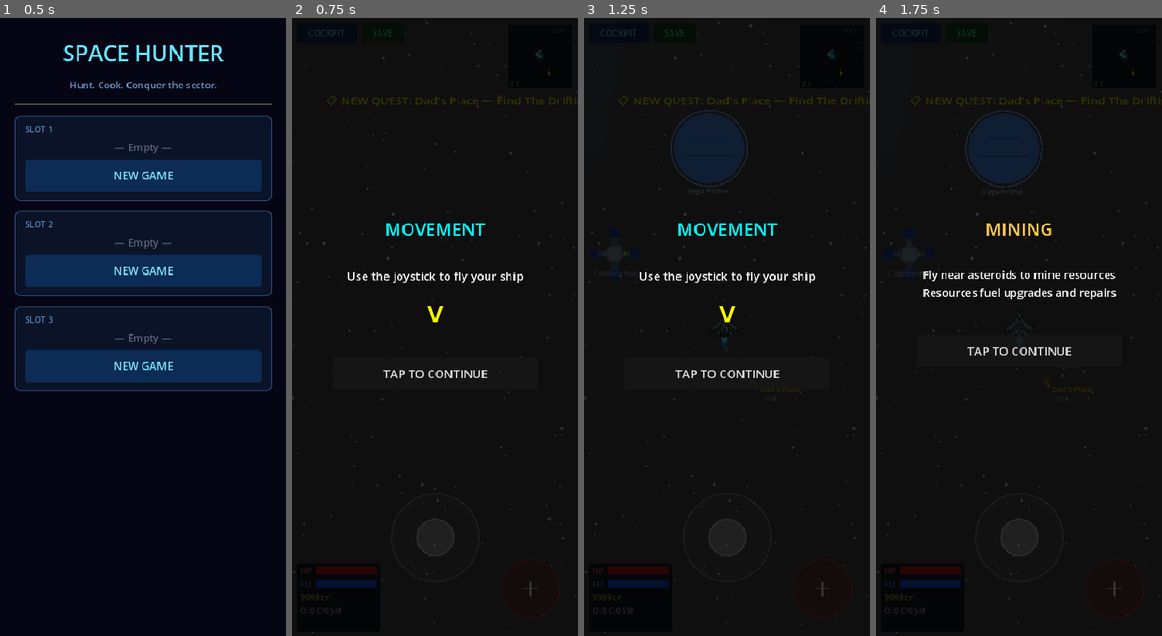
Above: before the commit, frames 1-4 (left to right).
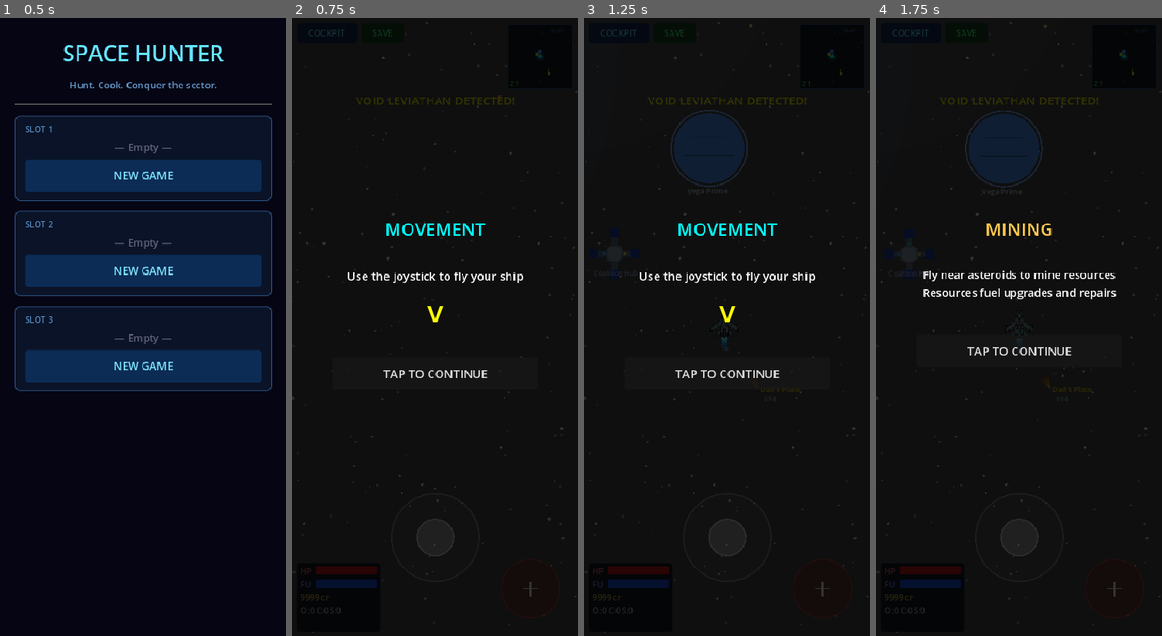
Above: after the commit, the same moments.

Repository: ichizh8/space-game-rt
Game: Godot game, scene res://scenes/main_menu.tscn
Same seed, same stepped clock (60 frames per second), same inputs: the game is played once before the commit and once after it.
Inputs:
- Up to frame 1 (0.5 s): no input
- Up to frame 2 (0.75 s): click "NEW GAME" at 0.5 s
- Up to frame 3 (1.25 s): no input
- Up to frame 4 (1.75 s): click "TAP TO CONTINUE" at 1.25 s

Frame 1 is identical in both runs. In frame 2, 0.3% of the frame differs, in the area x 12-100%, y 12-15%; in frame 3, 0.3%; in frame 4, 0.3%.

Commit message:
v56: wildlife spawn in hunting zones — void grub, skim ray, pack snarler, membrane drifter, crystal feeder, void leviathan

Diff:
--- a/scripts/sector_loader.gd
+++ b/scripts/sector_loader.gd
@@ -140,6 +140,40 @@
 			"enemies": []
 		}
 		_respawn_zones.append(zone)
+	# Set up wildlife hunting zones
+	var hunt_zone_creature_map: Dictionary = {
+		"hunt_void_grubs": "void_grub",
+		"hunt_skim_rays":  "skim_ray",
+		"hunt_snarlers":   "pack_snarler",
+		"hunt_drifters":   "membrane_drifter",
+		"hunt_feeders":    "crystal_feeder",
+		"hunt_leviathan":  "void_leviathan",
+	}
+	var hunt_zone_counts: Dictionary = {
+		"hunt_void_grubs": 4,
+		"hunt_skim_rays":  3,
+		"hunt_snarlers":   4,
+		"hunt_drifters":   2,
+		"hunt_feeders":    2,
+		"hunt_leviathan":  1,
+	}
+	for hz in GameState.hunting_zones_sector1:
+		var hz_id: String = str(hz.get("id", ""))
+		var creature_type: String = str(hunt_zone_creature_map.get(hz_id, ""))
+		if creature_type == "":
+			continue
+		var max_c: int = int(hunt_zone_counts.get(hz_id, 2))
+		var hz_zone: Dictionary = {
+			"center_x": float(hz.get("pos_x", 0.0)),
+			"center_y": float(hz.get("pos_y", 0.0)),
+			"enemy_type": creature_type,
+			"max_count": max_c,
+			"timer": 0.0,
+			"interval": 60.0,
+			"enemies": []
+		}
+		_respawn_zones.append(hz_zone)
+
 	_pending_initial_spawns = true
 
 	# Spawn civilian NPCs
@@ -344,6 +378,18 @@
 			scene_path = INTERCEPTOR_SCENE
 		"carrier":
 			scene_path = "res://scenes/carrier.tscn"
+		"void_grub":
+			scene_path = "res://scenes/void_grub.tscn"
+		"skim_ray":
+			scene_path = "res://scenes/skim_ray.tscn"
+		"pack_snarler":
+			scene_path = "res://scenes/pack_snarler.tscn"
+		"membrane_drifter":
+			scene_path = "res://scenes/membrane_drifter.tscn"
+		"crystal_feeder":
+			scene_path = "res://scenes/crystal_feeder.tscn"
+		"void_leviathan":
+			scene_path = "res://scenes/void_leviathan.tscn"
 		_:
 			scene_path = ENEMY_SCENE
 	var enemy_scene: PackedScene = load(scene_path) as PackedScene
Not shown, changed: web-export/index.html
Not shown, changed: web-export/index.pck
